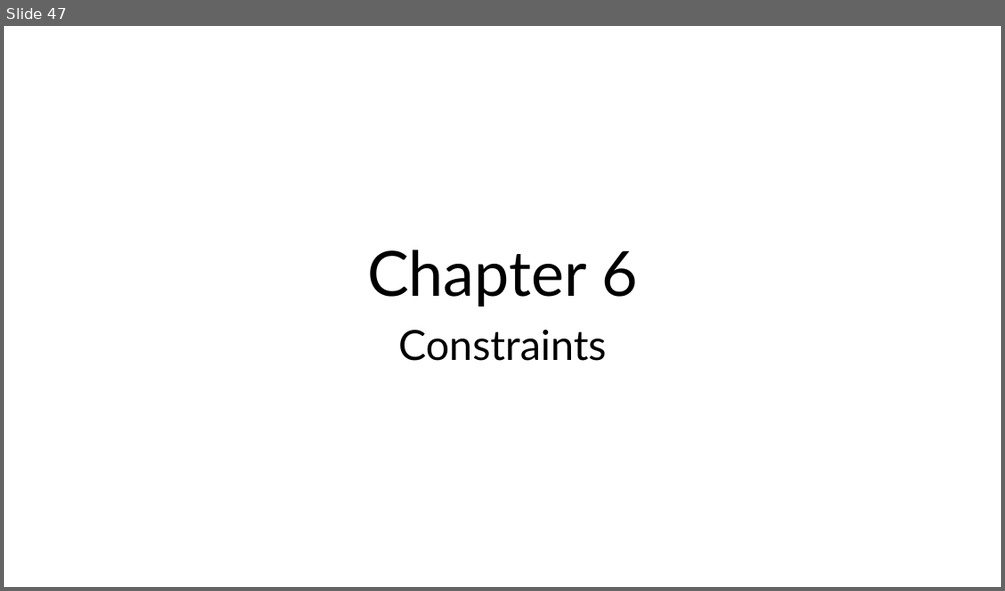
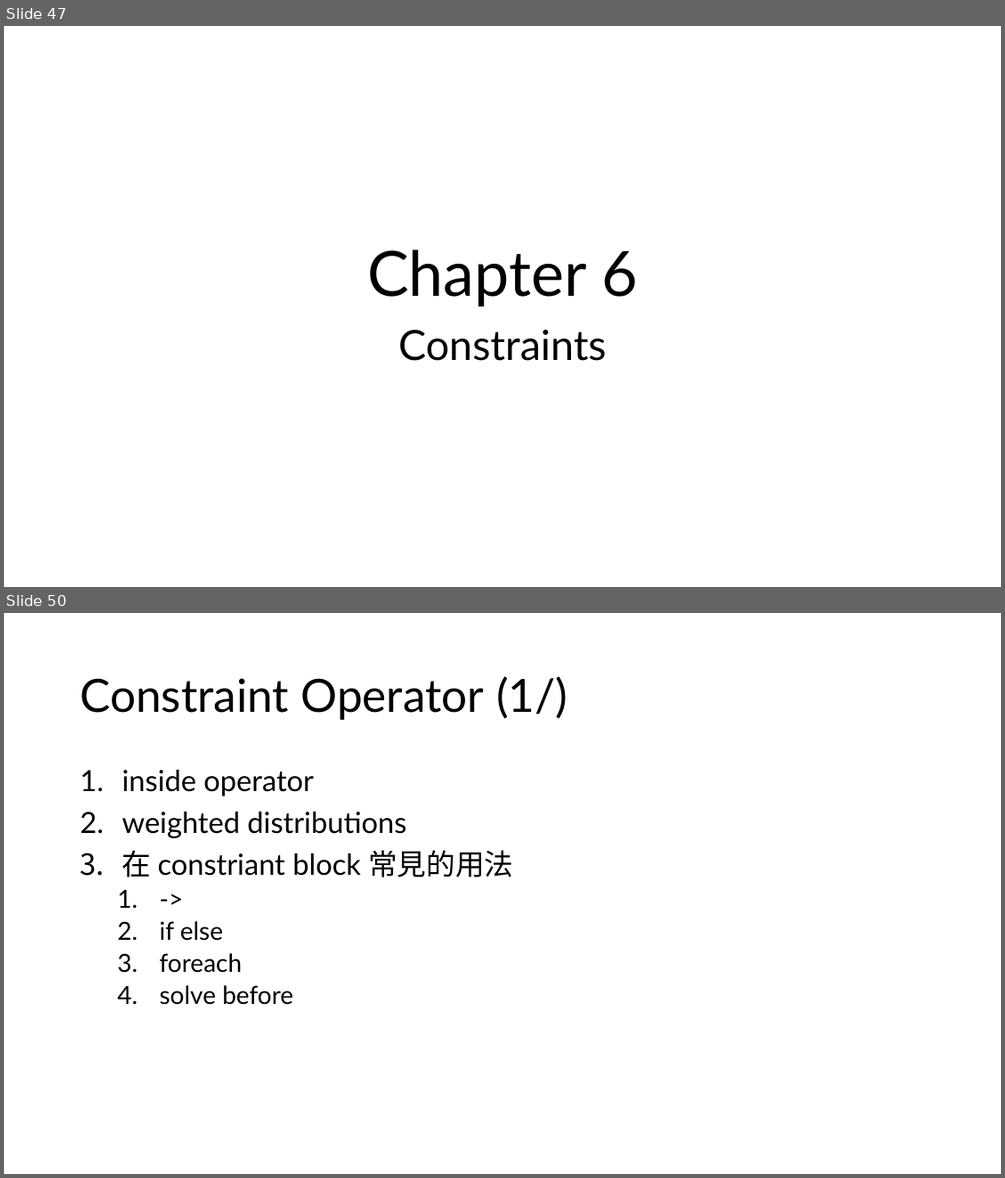
Before and after one commit to s9001055/DV_learning, a slide deck: systemverilog/SystemVerilog_語法學習.pptx. Shown one above the other, each under a label of ours: slide 47 before the commit, slides 47 and 50 after it; the slides between them are not shown. The pictures are 1005x591 and 1005x1178 pixels, drawn with LibreOffice and Linux fonts; fonts in the diff are those of the drawing. Boxes give left, top, right and bottom in pixels: in the first picture for what was removed or moved away, otherwise in the second. Text is boxed around its words. In the diff, an @@ line names an element or a change of style, - is before the commit and + after.

Commit message:
Modify: SystemVerilog_語法學習.pptx 1. add constraint slide

```diff
--- a/systemverilog/SystemVerilog_語法學習.pptx
+++ b/systemverilog/SystemVerilog_語法學習.pptx
@@ slide 50 added at [4, 613, 1001, 1174], background #FFFFFF @@
@@ title added at [80, 676, 567, 720], 44 pt, text #000000 @@
+Constraint Operator (1/)
@@ text added at [122, 770, 513, 1005], 28 pt, text #000000 @@
+1. inside operator
+2. weighted distributions
+3. 在 constriant block 常見的用法
+  1. ->
+  2. if else
+  3. foreach
+  4. solve before
```
Also in this commit, not shown: 2 other slides added, 1 other file.
